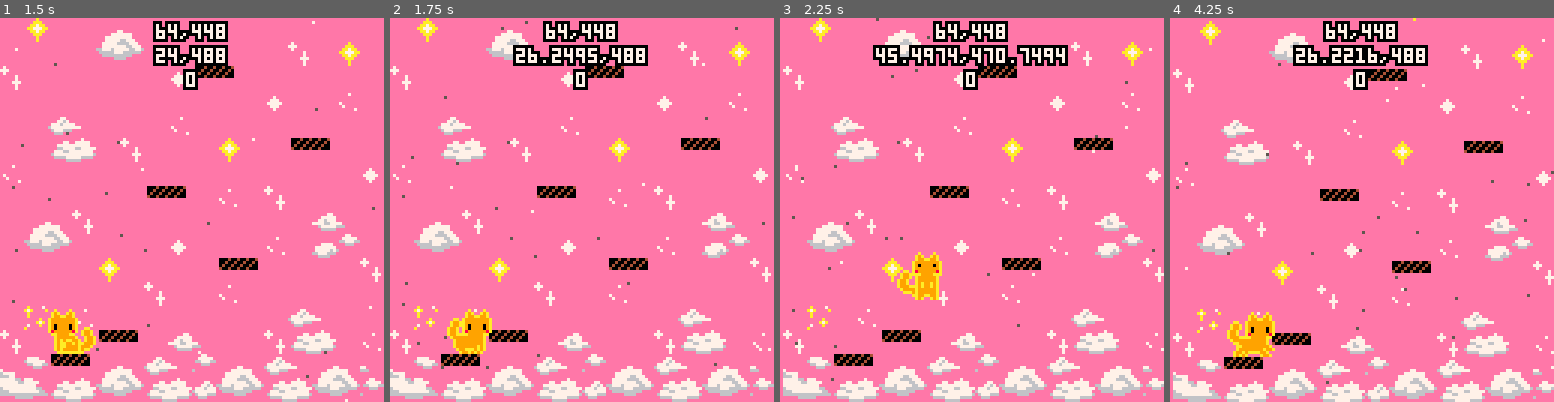
Above: before the commit, frames 1-4 (left to right).
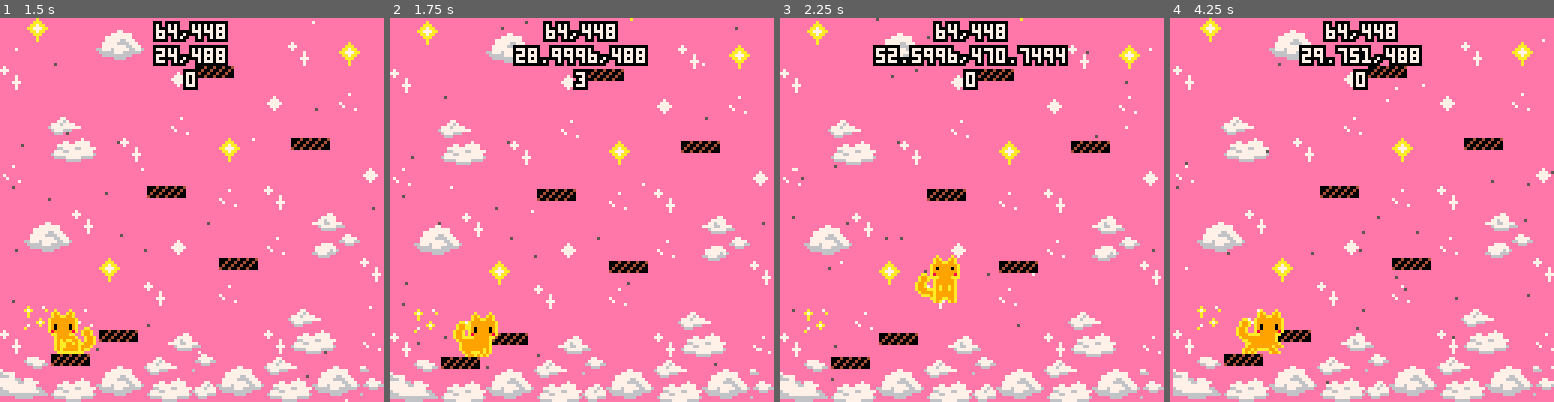
Above: after the commit, the same moments.

Repository: nicholasmueller76/Saturns-Rings
Game: PICO-8 cartridge saturns_rings.p8
Two runs of this game, one before a commit and one after it. Both use one fixed random seed, a clock stepped at 60 frames per second and the inputs below.
Inputs:
- Up to frame 1 (1.5 s): tap X (X key) at 0.33, 1.07 s; tap O (Z key) at 0.7 s
- Up to frame 2 (1.75 s): hold Right from 1.6 s (still down); tap O (Z key) at 1.7 s
- Up to frame 3 (2.25 s): tap X (X key) at 1.85 s; release Right at 2.1 s; tap O (Z key) at 2.1 s; hold Up from 2.15 s (still down)
- Up to frame 4 (4.25 s): release Up at 2.42 s; hold Right 2.47-3.03 s; tap O (Z key) every 0.4 s from 2.5 to 4.1 s; tap X (X key) at 2.97, 4.08 s; hold Left 3.08-3.58 s; hold Down 3.63-3.97 s; hold Right from 4.02 s (still down)

Frame 1 is identical in both runs. In frame 2, 10% of the frame differs, in the area x 0-100%, y 0-100%; in frame 3, 11%; in frame 4, 11%.

Commit message:
alpha final changes
note that the code has cloud changes in it that don't work, but the cart is the prior alpha version.

Diff:
--- a/main.lua
+++ b/main.lua
@@ -14,6 +14,7 @@
 --sfx
 snd=
 {
+  ouch=0,
   meow=8,
   jump=28,
   dash=29,
--- a/saturns_rings.p8
+++ b/saturns_rings.p8
@@ -15,7 +15,7 @@
     max_dy=2,--max y speed
     jump_speed=-1.5,--jump velocity
     acc=0.05,--acceleration
-    dcc=0.8,--decceleration
+    dcc=0.5,--decceleration
     air_dcc=1,--air decceleration
     grav=0.15,
     jump_button=
@@ -44,6 +44,15 @@
     grounded=false,--on ground
     airtime=0,--time since grounded
 
+    dash_hold_time=0,   --how long dash is held
+    max_dash_press=7,   --max time dash can be held
+    max_dash_dtime=20,  --max time dash dx can be applied
+    max_dash_dx=6,--max x speed while dashing
+    max_dash_dy=6,--max y speed while dashing
+    dash_speed=-1.75,--dash velocity
+    dash_dirx = 0,
+    dash_diry = 0,
+    can_dash=true,
     dash_button=
     {
         update=function(self)
@@ -64,14 +73,6 @@
         is_down=false,--currently down
         ticks_down=0,--how long down
     },
-    dash_hold_time=0,   --how long dash is held
-    max_dash_press=7,   --max time dash can be held
-    max_dash_dtime=20,  --max time dash dx can be applied
-    max_dash_dx=6,--max x speed while dashing
-    max_dash_dy=6,--max y speed while dashing
-    dash_speed=-1.75,--dash velocity
-    dash_dirx = 0,
-    dash_diry = 0,
     anims=
     {
         ["stand"]=
@@ -153,7 +154,7 @@
           self.jump_hold_time=0
       end
       if btnp(4) and
-      not self.grounded and
+      can_dash and
       self.dash_hold_time==0 then
           cam:shake(15,2)
       end
@@ -167,17 +168,20 @@
       end
       self.dash_button:update()
       if self.dash_button.is_down then
-        if not self.grounded then
+        if can_dash then
           if(self.dash_hold_time==0)sfx(snd.dash)--new dash snd
           self.dash_hold_time+=1
           if self.dash_hold_time<self.max_dash_press then
             self.dy=self.dash_speed*dash_diry
             self.dx=self.dash_speed*dash_dirx
+          else
+            can_dash=false
           end
         end
       else
         self.dash_hold_time=0
       end
+
       self.dy+=self.grav
       if self.dash_hold_time>0 and self.dash_hold_time<self.max_dash_dtime then
         self.dy=mid(-self.max_dash_dy,self.dy,self.max_dash_dy)
@@ -189,6 +193,8 @@
         self:set_anim("jump")
         self.grounded=false
         self.airtime+=1
+      else
+        can_dash=true
       end
       collide_roof(self)
       if self.grounded then
@@ -440,6 +446,7 @@
     p1:update()
     cam:update()
     if p1.y > 500 then
+	  sfx(snd.ouch)
       state=1
     elseif p1.y < -12 then
       sfx(snd.meow)
@@ -488,6 +495,7 @@
 printh("\n\n-------\n-start-\n-------")
 snd=
 {
+  ouch=0,
   meow=8,
   jump=28,
   dash=29,
@@ -564,9 +572,9 @@
 66666666d6d66d6dd2d22d2d21211212333aaa333333a7a36e666e66666666666f6ff6f636777777777777766666666666666666222d222d0000000000000000
 66666666666666662d2d22d2121121213333a33337333a336666666666666666ffffffff33666677777666633333366666633333222222220000000000000000
 6666666666666666d2d2dd2d212212123333a333a33333336666666666666666ffffffff333333666663333333333333333333332d222d220000000000000000
-00000000d0dd0ddd36377637776377633333333333333333333333333333333333333333333333333333333333333333333333333333333333eeeee330a03333
-00000000d0000ddd337777767777677333a3333a3333333333333333333333333333333333333333333333333333333333333333333333333ee000ee0aa03333
-00700700d0cc0d0037673677637776333a9a33a9a333333373333733333333cc333333333333333333363336333333333300330033333333eec070000a033333
+00000000d0dd0ddd33112250115022333333333333333333333333333333333333333333333333333333333333333333333333333333333333eeeee330a03333
+00000000d0000ddd311220011002211333a3333a3333333333333333333333333333333333333333333333333333333333333333333333333ee000ee0aa03333
+00700700d0cc0d0033220511052211333a9a33a9a333333373333733333333cc333333333333333333363336333333333300330033333333eec070000a033333
 00077000d0cc0dd033333333333333333a99aa99a333333333733333333333ac33333bbbbb333333336e636e6333333330f0330f03333333ecc0777770033333
 00077000000000d03333333333333333a99999999a3333337333333333333aaa3355555555555333336e636e6333333300f0000f00333333ecc0777077033333
 00700700d0000dd03333333333333333a99999999a33333333333733333333a36b66b66b66b66b63336e636e633333330555577770333333eec0777077703333
--- a/src/collision.lua
+++ b/src/collision.lua
@@ -47,9 +47,7 @@
       landed=true
     end
     if fget(tile,5) then
-      p1.jump_speed=-2
-    else
-      p1.jump_speed=-1.5
+      p1.cloud_jump=true
     end
   end
   return landed
--- a/src/player.lua
+++ b/src/player.lua
@@ -20,9 +20,10 @@
 
     jump_speed=-1.5,--jump velocity
     acc=0.05,--acceleration
-    dcc=0.8,--decceleration
+    dcc=0.5,--decceleration
     air_dcc=1,--air decceleration
     grav=0.15,
+    cloud_jump=false,
 
     --helper for more complex
     --button press tracking.
@@ -59,6 +60,18 @@
 
     airtime=0,--time since grounded
 
+    dash_hold_time=0,   --how long dash is held
+    max_dash_press=7,   --max time dash can be held
+    max_dash_dtime=20,  --max time dash dx can be applied
+
+    max_dash_dx=6,--max x speed while dashing
+    max_dash_dy=6,--max y speed while dashing
+    dash_speed=-1.75,--dash velocity
+
+    dash_dirx = 0,
+    dash_diry = 0,
+    can_dash=true,
+
     dash_button=
     {
         update=function(self)
@@ -82,17 +95,6 @@
         is_down=false,--currently down
         ticks_down=0,--how long down
     },
-
-    dash_hold_time=0,   --how long dash is held
-    max_dash_press=7,   --max time dash can be held
-    max_dash_dtime=20,  --max time dash dx can be applied
-
-    max_dash_dx=6,--max x speed while dashing
-    max_dash_dy=6,--max y speed while dashing
-    dash_speed=-1.75,--dash velocity
-
-    dash_dirx = 0,
-    dash_diry = 0,
 
     --animation definitions.
     --use with set_anim()
@@ -169,6 +171,12 @@
 
       --hit walls
       collide_side(self)
+
+      if cloud_jump then
+        jump_speed=-2
+      else
+        jump_speed=-1.5
+      end
 
       --jump buttons
       self.jump_button:update()
@@ -206,6 +214,7 @@
           if self.jump_hold_time<self.max_jump_press then
             self.dy=self.jump_speed--keep going up while held
           end
+          p1.cloud_jump=false
         end
       else
           self.jump_hold_time=0
@@ -213,7 +222,7 @@
 
       --shake camera during a dash
       if btnp(4) and
-      not self.grounded and
+      can_dash and
       self.dash_hold_time==0 then
           cam:shake(15,2)
       end
@@ -244,7 +253,7 @@
       if self.dash_button.is_down then
         --is player continuing a dash
         --or starting a new one?
-        if not self.grounded then
+        if can_dash then
           if(self.dash_hold_time==0)sfx(snd.dash)--new dash snd
           self.dash_hold_time+=1
           --keep applying dash velocity
@@ -252,6 +261,8 @@
           if self.dash_hold_time<self.max_dash_press then
             self.dy=self.dash_speed*dash_diry
             self.dx=self.dash_speed*dash_dirx
+          else
+            can_dash=false
           end
         end
       else
@@ -272,6 +283,8 @@
         self:set_anim("jump")
         self.grounded=false
         self.airtime+=1
+      else
+        can_dash=true
       end
 
       --roof
--- a/src/states.lua
+++ b/src/states.lua
@@ -5,6 +5,7 @@
     cam:update()
     -- restart if we die
     if p1.y > 500 then
+      sfx(snd.ouch)
       state=1
     elseif p1.y < -12 then
       sfx(snd.meow)
@@ -34,6 +35,7 @@
   printc(cam.pos.x..","..cam.pos.y,64,4,7,0,0)
   printc(p1.x..","..p1.y,64,12,7,0,0)
   printc(tostr(p1.dash_hold_time),64,20,7,0,0)
+  printc(tostr(p1.cloud_jump),64,28,7,0,0)
 end
 
 function pause_update()
